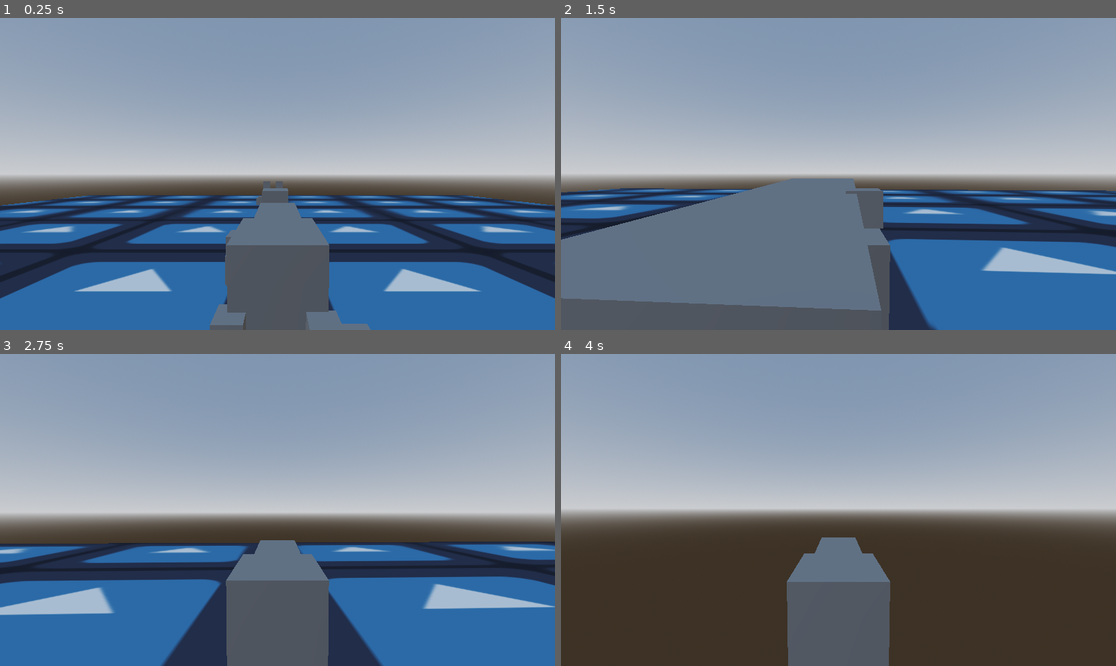
Above: before the commit, frames 1-4 (two rows, left to right).
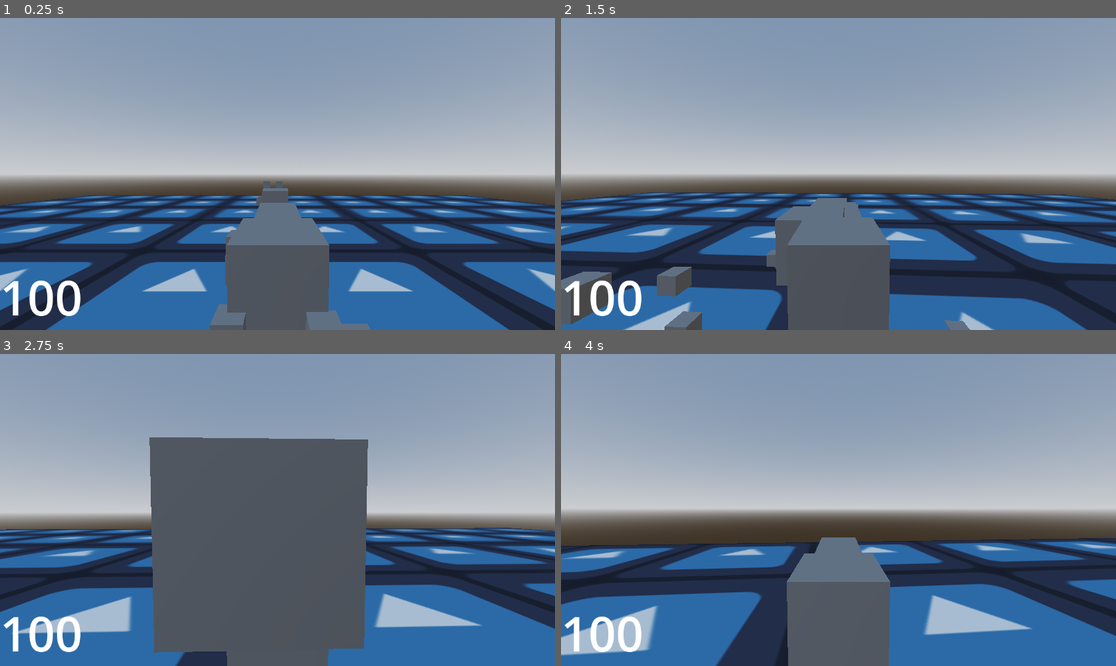
Above: after the commit, the same moments.

Repository: p-rint/Sacrificial-Blade-2
Game: Godot game, scene res://node_3d.tscn
Same seed, same stepped clock (60 frames per second), same inputs: the game is played once before the commit and once after it. The engine's default icon, where the game draws it, is replaced by a stand-in: a white triangle on a blue panel in a dark square.
Inputs (mouse positions are in pixels of both pictures, inside the frame that each line leads up to):
- Up to frame 1 (0.25 s): no input
- Up to frame 2 (1.5 s): tap Enter (ui_accept) at 0.5, 0.77, 0.8, 1.07, 1.35 s; move the mouse to (866, 174) at 0.52 s; hold Shift (Dash) 0.53-1.28 s; hold W (Up) from 0.53 s (still down); move the mouse to (810, 174) at 1.27 s
- Up to frame 3 (2.75 s): keep holding W (Up); tap Enter (ui_accept) at 1.52, 1.82, 2.3 s; tap Shift (Dash) at 1.55 s; move the mouse to (288, 503) at 2.02 s; click (288, 503) at 2.1 s
- Up to frame 4 (4 s): keep holding W (Up); move the mouse to (832, 516) at 2.77 s; tap Shift (Dash) at 2.85 s; tap Enter (ui_accept) at 3.02, 3.32, 3.77, 3.8 s; move the mouse to (877, 513) at 3.52 s; tap P (LockOn) at 3.6 s

The runs differ from the first frame. In frame 1, 15% of the frame differs, in the area x 0-100%, y 56-100%; in frame 2, 34%; in frame 3, 37%, in the area x 0-100%, y 26-100%; in frame 4, 33%.

Commit message:
Trying to figure out dash
broken :<

Diff:
--- a/character_body_3d2.gd
+++ b/character_body_3d2.gd
@@ -17,6 +17,8 @@
 
 var lastDirection = Vector3(0,0,0)
 
+var lastMoveDir = Vector3(0,0,0)
+
 var isSprint = false
 
 var canMove = true
@@ -28,9 +30,16 @@
 func move(delta):
 	if direction:
 		lastDirection = direction
-		var moveDir = ((camRight * direction.x) + (camForward * direction.z)) * curSpeed
-		velocity.x = moveDir.x
-		velocity.z = moveDir.z
+		var moveDir = ((camRight * direction.x) + (camForward * direction.z))
+
+		moveDir.y = 0
+		moveDir = moveDir.normalized()
+
+		velocity.x = moveDir.x * curSpeed
+		velocity.z = moveDir.z * curSpeed
+
+		lastMoveDir = moveDir
+
 
 		if isSprint == true:
 			curSpeed = move_toward(curSpeed, SPEED + 4, delta*100)
@@ -41,7 +50,7 @@
 		velocity.x = move_toward(velocity.x, 0, SPEED)
 		velocity.z = move_toward(velocity.z, 0, SPEED)
 		curSpeed = move_toward(curSpeed,0, SPEED)
-	print(curSpeed)
+#	print(curSpeed)
 
 func lookDir(delta : float):
 	if direction:
@@ -51,21 +60,34 @@
 
 
 func dash() -> void:
-	velocity.z = -40
+	var newDir = camForward
+	newDir.y = 0
+	newDir = newDir.normalized()
+
+	velocity = newDir * -60
+	#velocity.x = newDir.x *  -60
+	#velocity.z = newDir.z *  -60
+	print(newDir)
+	PlayerContainer.rotation.y = atan2(newDir.x,newDir.z)
 
 
 # Called every frame. 'delta' is the elapsed time since the previous frame.
 func _process(delta: float) -> void:
 
-	camForward = cam.global_basis.z.normalized()
-	camRight = cam.global_basis.x.normalized()
+	camForward = cam.global_basis.z
+	camRight = cam.global_basis.x
+
+	camDir = cam.global_basis.z + cam.global_basis.x
+
+	if Input.is_action_just_pressed("ui_accept") and is_on_floor():
+		velocity.y = JUMP_VELOCITY
 
 	if not is_on_floor():
 		velocity += get_gravity() * delta
 
 	var input_dir = Input.get_vector("Left","Right", "Up", "Down")
 	direction = (transform.basis * Vector3(input_dir.x, 0, input_dir.y)).normalized()
-
+	#print(direction)
 	if Input.is_action_pressed("Dash"):
 		isSprint = true
 	else:
--- a/grid.gdshader
+++ b/grid.gdshader
@@ -8,7 +8,7 @@
 
 void fragment() {
 	// Called for every pixel the material is visible on.
-	ALBEDO = texture(image, -UV * 20.0).rgb;
+	ALBEDO = texture(image, -vec2(UV.x * 1.5,UV.y) * 20.0).rgb;
 }
 
 //void light() {
--- a/node_3d.tscn
+++ b/node_3d.tscn
@@ -78,3 +78,15 @@
 position = Vector2(1017, 198.00002)
 scale = Vector2(3, 3)
 texture = ExtResource("2_jka67")
+
+[node name="CanvasLayer2" type="CanvasLayer" parent="."]
+
+[node name="Label" type="Label" parent="CanvasLayer2"]
+anchors_preset = 2
+anchor_top = 1.0
+anchor_bottom = 1.0
+offset_top = -23.0
+offset_right = 40.0
+grow_vertical = 0
+theme_override_font_sizes/font_size = 100
+text = "100"
